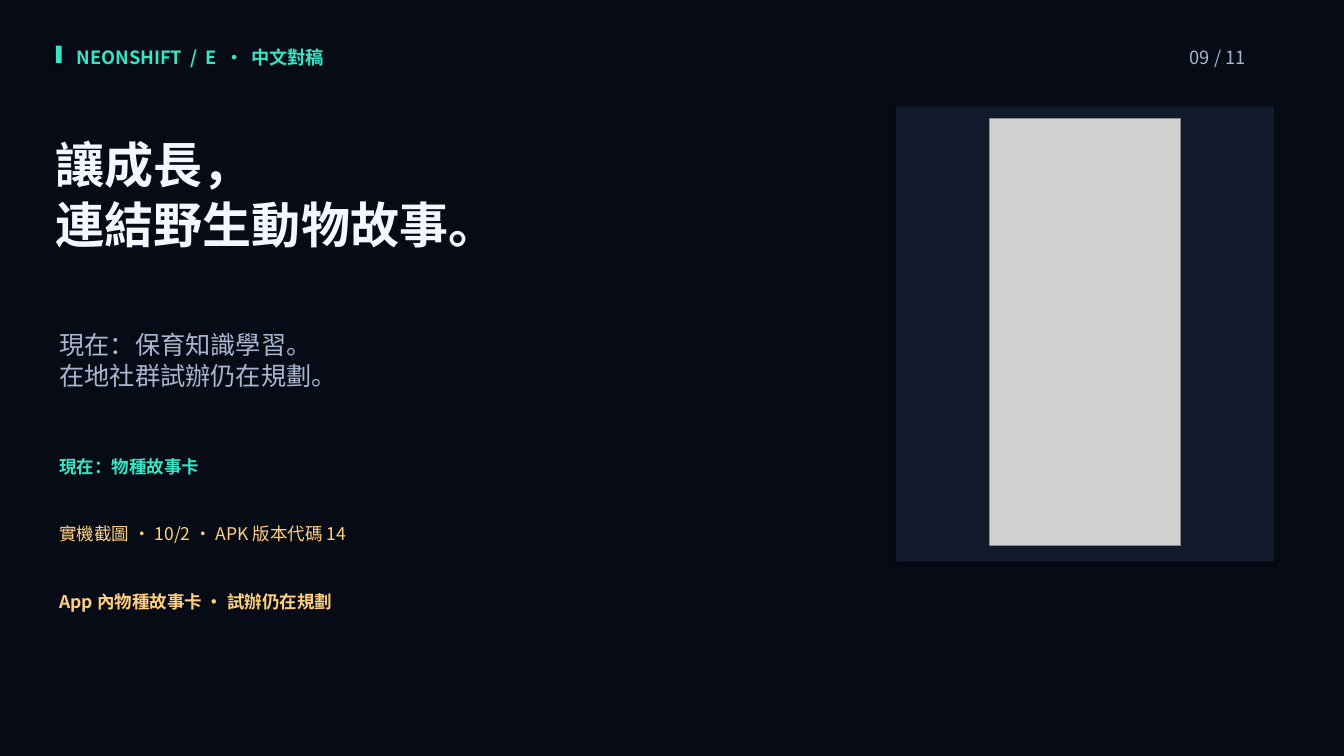
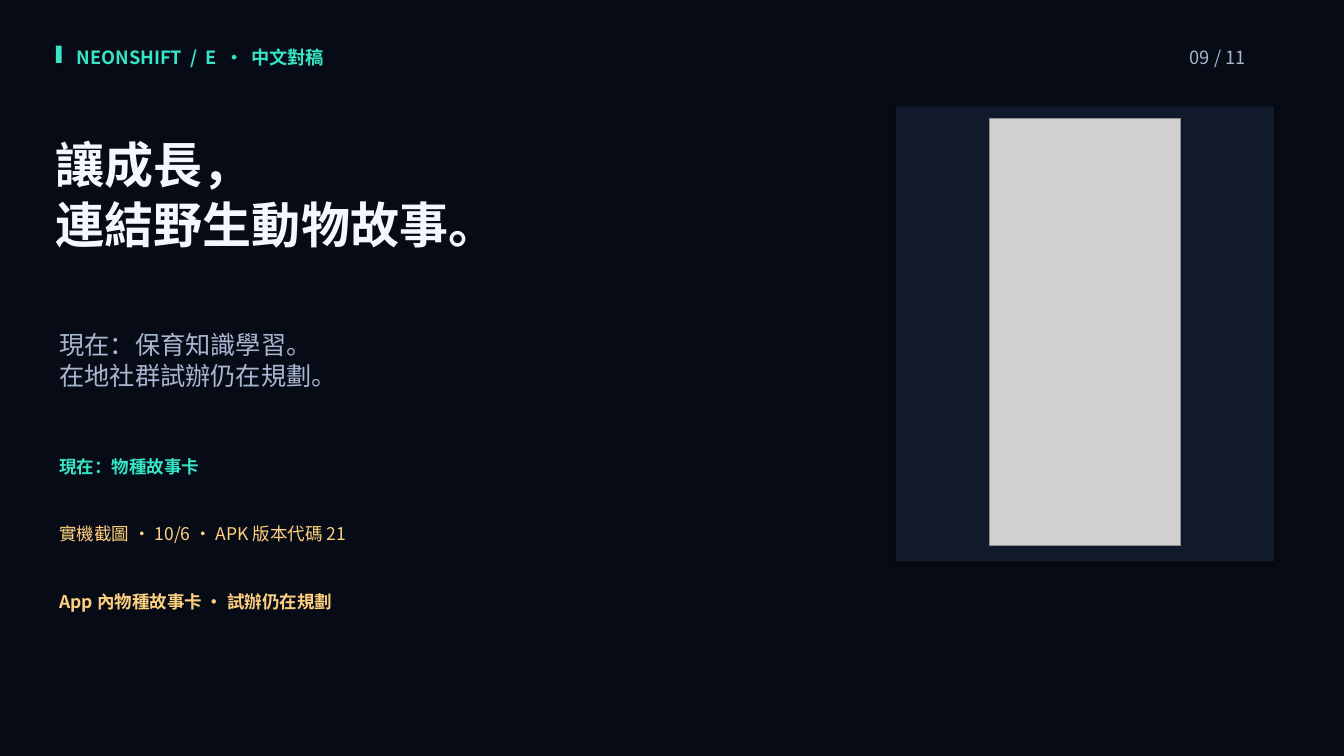
Before and after one commit to stan0714/neonshift, a slide deck: slide 9 of output/hackathon-flexclip-en/flexclip-v4/NeonShift_FlexClip_v4_ZH-TW_Review.pptx. Drawn at 1344x756 pixels with LibreOffice and Linux fonts; fonts in the diff are those of the drawing; grey boxes stand for pictures. Boxes give left, top, right and bottom in pixels: in the first picture for what was removed or moved away, otherwise in the second. Text is boxed around its words. In the diff, an @@ line names an element or a change of style, - is before the commit and + after.

```diff
--- a/output/hackathon-flexclip-en/flexclip-v4/NeonShift_FlexClip_v4_ZH-TW_Review.pptx
+++ b/output/hackathon-flexclip-en/flexclip-v4/NeonShift_FlexClip_v4_ZH-TW_Review.pptx
@@ text at [59, 525, 346, 543]: text changed @@
-實機截圖 · 10/2 · APK 版本代碼 14
+實機截圖 · 10/6 · APK 版本代碼 21
```
Also in this commit, not shown: 5 other slides changed, 39 other files.
